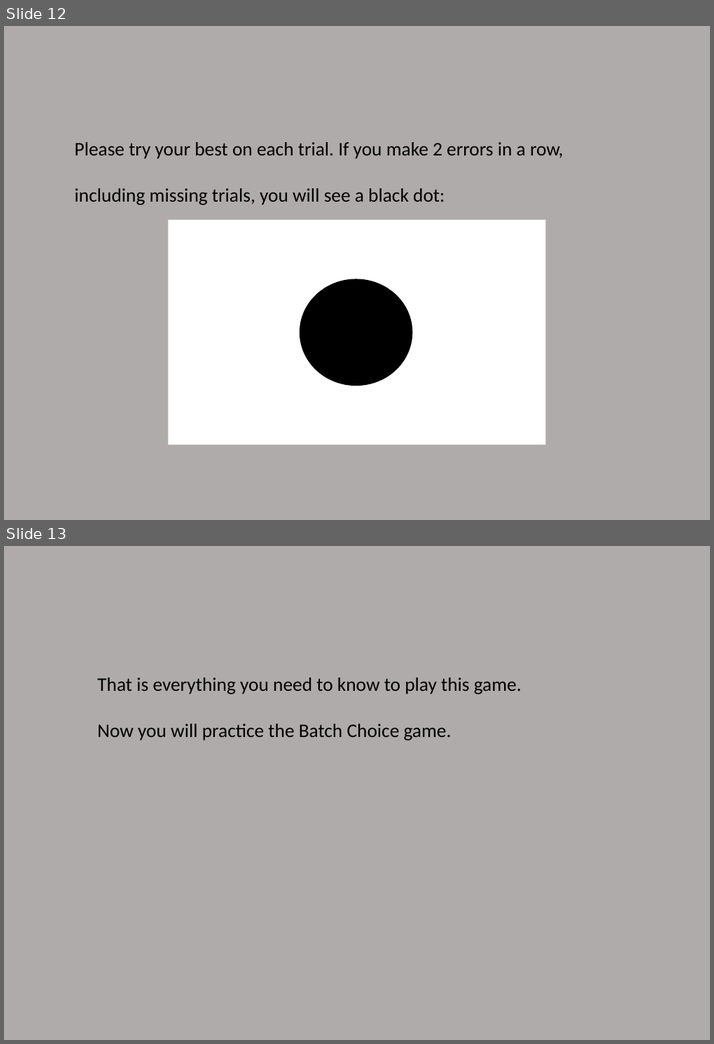
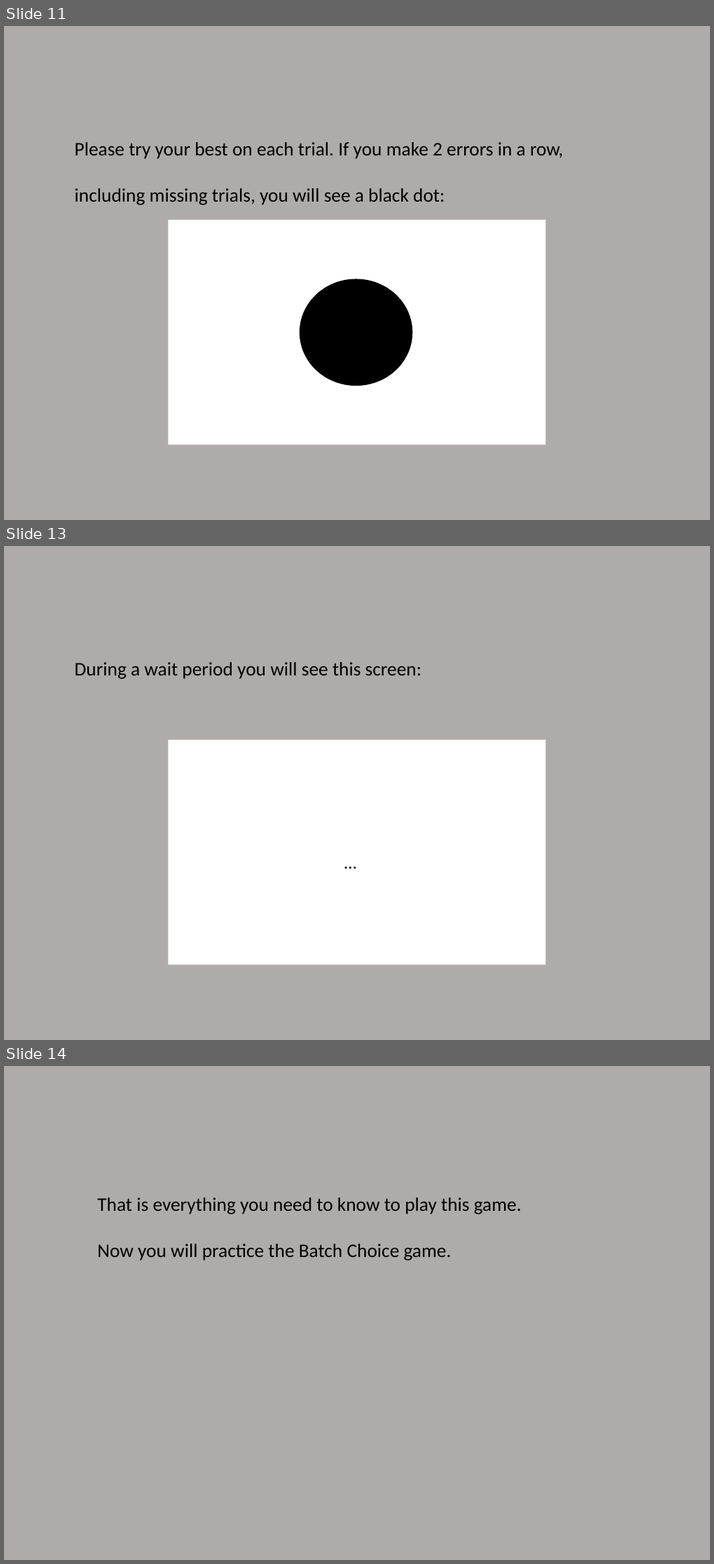
Before and after one commit to lizzytong2589/MSIT-demand-selection, a slide deck: nivturk-prolific/app/static/Instructions/instructions_DST/instructions_DST.pptx. Shown one above the other, each under a label of ours: slides 12 and 13 before the commit, slides 11, 13 and 14 after it; the slides between them are not shown. The pictures are 714x1044 and 714x1564 pixels, drawn with LibreOffice and Linux fonts; fonts in the diff are those of the drawing. Boxes give left, top, right and bottom in pixels: in the first picture for what was removed or moved away, otherwise in the second. Text is boxed around its words. In the diff, an @@ line names an element or a change of style, - is before the commit and + after.

```diff
--- a/nivturk-prolific/app/static/Instructions/instructions_DST/instructions_DST.pptx
+++ b/nivturk-prolific/app/static/Instructions/instructions_DST/instructions_DST.pptx
@@ slide 13 added at <box>4,546,710,1040</box>, background #AFABAB @@
@@ text added at <box>75,662,421,679</box>, 19.6 pt, text #000000 @@
+During a wait period you will see this screen:
@@ rectangle added at <box>168,740,546,965</box>, fill #FFFFFF, 46.2 pt, text #FFFFFF @@
++
@@ what was slide 12 is now slide 11 @@
@@ what was slide 13 is now slide 14 @@
```
Also in this commit, not shown: 6 slides changed, 1 other slide added, 1 slide removed, 14 other files.
